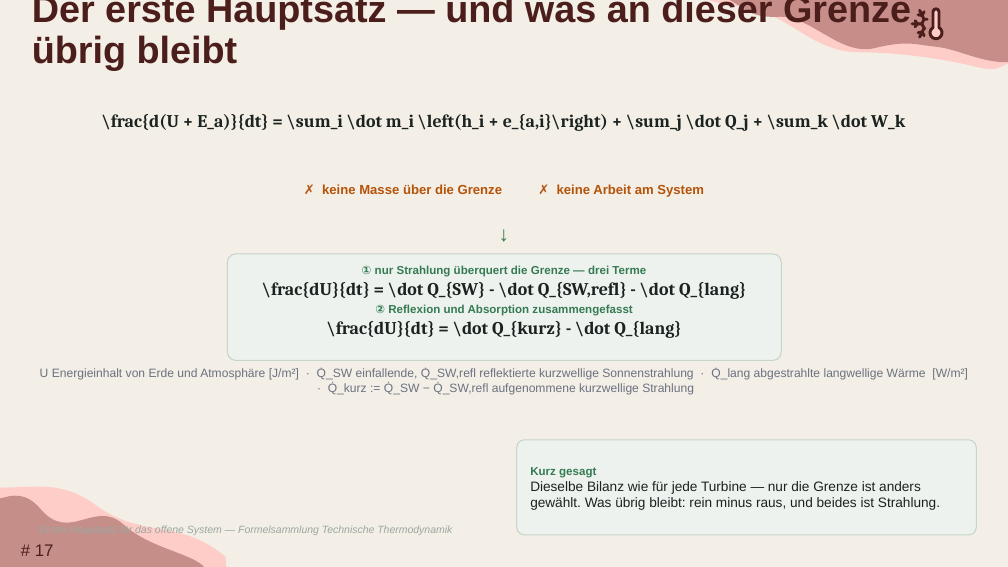
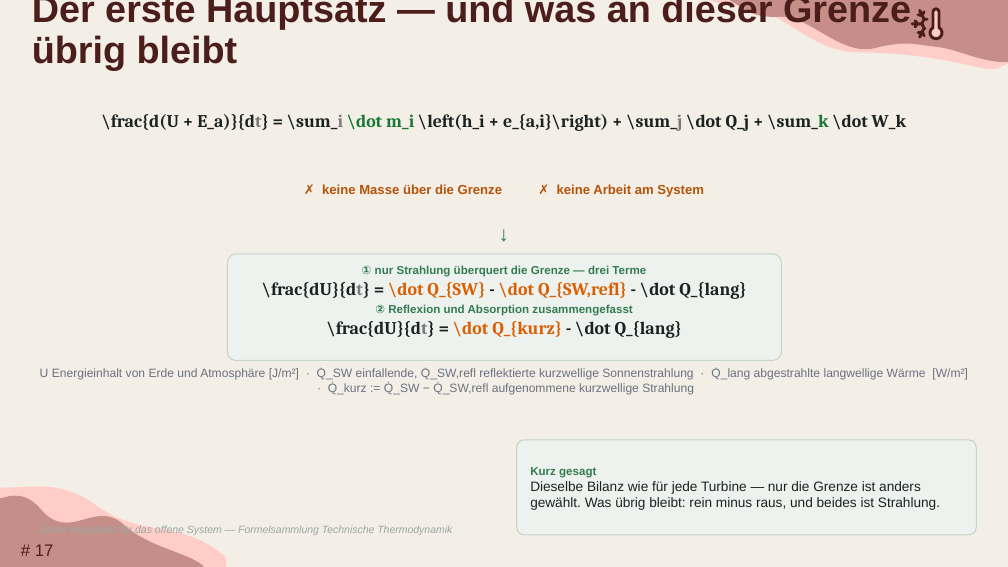
Before and after one commit to TimoDiepers/woodway, a slide deck: slide 17 of docs/slides/dissvortrag.pptx. Drawn at 1008x567 pixels with LibreOffice and Linux fonts; fonts in the diff are those of the drawing; background and template pictures are left out. Boxes give left, top, right and bottom in pixels: in the first picture for what was removed or moved away, otherwise in the second. Text is boxed around its words. In the diff, an @@ line names an element or a change of style, - is before the commit and + after.

```diff
--- a/docs/slides/dissvortrag.pptx
+++ b/docs/slides/dissvortrag.pptx
@@ text "\frac{d(U + E_a)}{dt} = \sum_i ..." at [102, 114, 906, 131]: text colour #1A2320 to #7A7A7A in "E_a)}{dt} \sum_i \sum_j"; text colour #1A2320 to #1B7837 in "\dot m_i \sum_k" @@
@@ text at [262, 282, 746, 338]: text colour #1A2320 to #7A7A7A in "\frac{dU}{dt}", "\frac{dU}{dt}"; text colour #1A2320 to #D95F02 in "\dot Q_{SW} \dot Q_{SW,refl}", "\dot Q_{kurz}" @@
```
Also in this commit, not shown: 9 other slides changed, 1 slide added.
